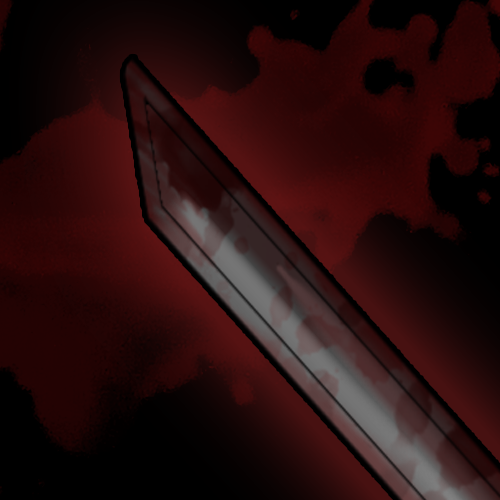
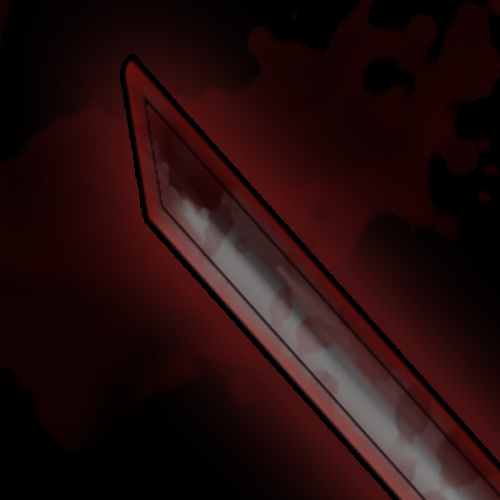
Revision of a layered 500 x 500 image; what changed, layer by layer:
"Layer 2": opacity 100% → 54% over [0, 0, 500, 500]
